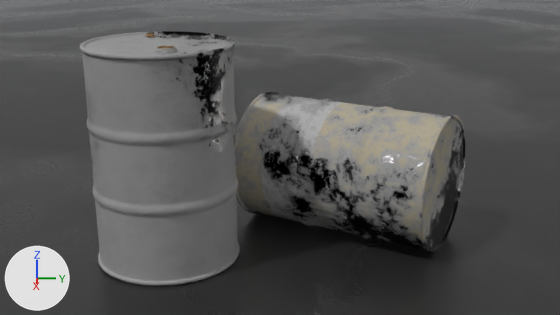
Before and after pictures for a commit that changed the Blender file scene_barrel.blend.
Before and after are seen from the file's camera 'Camera'. Arrows for +X, +Y and +Z are at lower left; the lights stay in place.
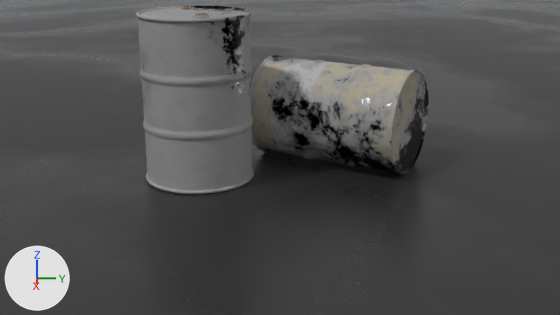
Pixel boxes (x1, y1, x2, y2) of what changed, in the pictures (560 x 315 px):
'Cylinder', moved
    before: (79, 31, 240, 286)
    after: (136, 6, 254, 194)
'Cylinder.001', moved
    before: (235, 91, 466, 253)
    after: (251, 55, 429, 175)
'Circle', moved
    before: (146, 33, 155, 37)
    after: (182, 7, 190, 9)
'Circle.001', moved (not visible afterwards)
    before: (160, 46, 171, 48)

What the commit changed:
Object 'Cylinder' (ob_cylinder) moves from (-2.483, -1.039, 0.627) to (-3.465, -1.039, 0.627).
Object 'Cylinder.001' (ob_cylinder_001) moves from (-2.898, -0.424, 0.298) to (-3.88, -0.424, 0.298).
